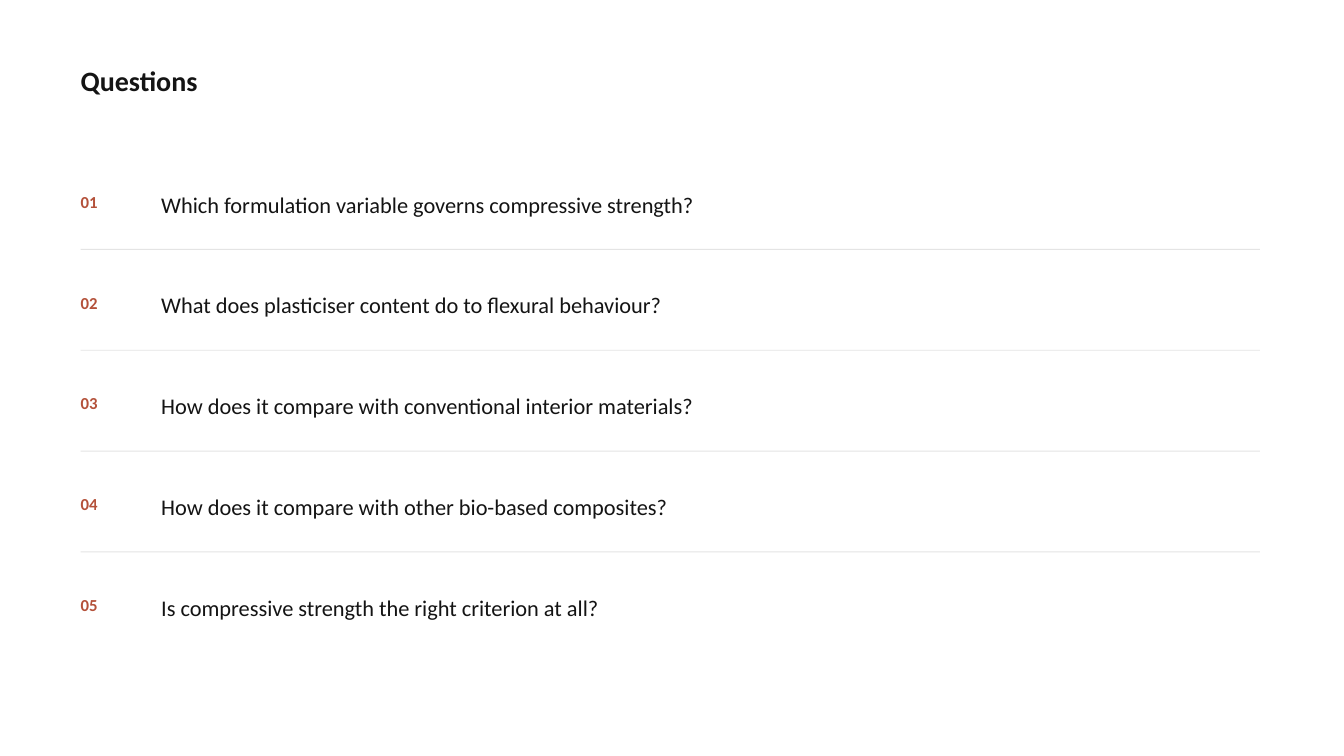
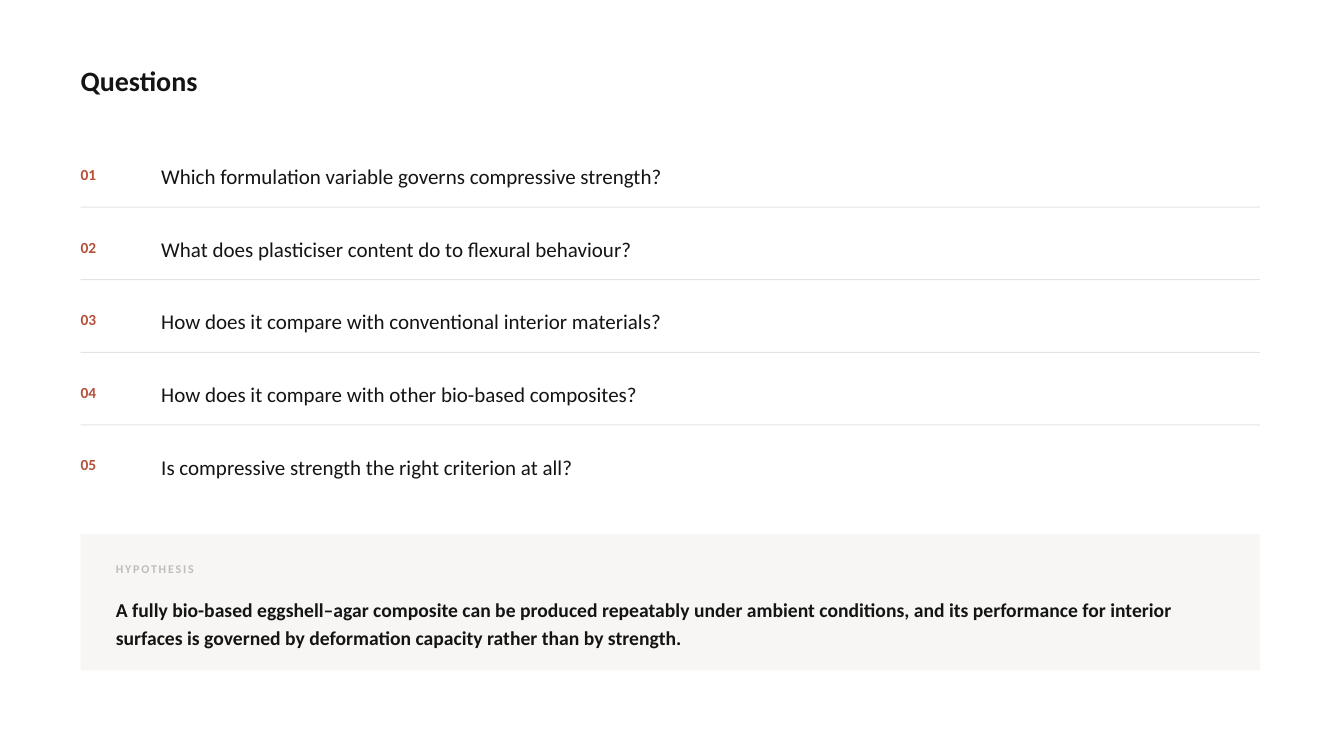
Before and after one commit to bunal91/sanat-ve-mekan, a slide deck: slide 8 of konferans-bildirisi/06-sunum/ICSMMEP26_Presentation_Unal.pptx (slide 6 before the commit). Drawn at 1344x756 pixels with LibreOffice and Linux fonts; fonts in the diff are those of the drawing. Boxes give left, top, right and bottom in pixels: in the first picture for what was removed or moved away, otherwise in the second. Text is boxed around its words. In the diff, an @@ line names an element or a change of style, - is before the commit and + after.

```diff
--- a/konferans-bildirisi/06-sunum/ICSMMEP26_Presentation_Unal.pptx
+++ b/konferans-bildirisi/06-sunum/ICSMMEP26_Presentation_Unal.pptx
@@ text "01" moved from (x1=81, y1=197, x2=98, y2=208) to (x1=81, y1=170, x2=97, y2=180) @@
@@ text "Which formulation variable governs compressive ..." moved from (x1=161, y1=197, x2=693, y2=217) to (x1=161, y1=169, x2=661, y2=188) @@
@@ rectangle moved from (x1=81, y1=249, x2=1260, y2=250) to (x1=81, y1=207, x2=1260, y2=208) @@
@@ text "02" moved from (x1=81, y1=298, x2=98, y2=309) to (x1=81, y1=243, x2=97, y2=253) @@
@@ text "What does plasticiser content do ..." moved from (x1=161, y1=297, x2=661, y2=317) to (x1=161, y1=242, x2=631, y2=261) @@
@@ rectangle moved from (x1=81, y1=350, x2=1260, y2=351) to (x1=81, y1=279, x2=1260, y2=280) @@
@@ text "How does it compare with ..." moved from (x1=161, y1=398, x2=692, y2=418) to (x1=161, y1=314, x2=661, y2=333) @@
@@ text "03" moved from (x1=81, y1=398, x2=98, y2=409) to (x1=81, y1=315, x2=97, y2=325) @@
@@ rectangle moved from (x1=81, y1=451, x2=1260, y2=452) to (x1=81, y1=352, x2=1260, y2=353) @@
@@ text "04" moved from (x1=81, y1=499, x2=98, y2=510) to (x1=81, y1=388, x2=97, y2=398) @@
@@ text "How does it compare with ..." moved from (x1=161, y1=499, x2=667, y2=519) to (x1=161, y1=387, x2=637, y2=406) @@
@@ rectangle moved from (x1=81, y1=552, x2=1260, y2=553) to (x1=81, y1=424, x2=1260, y2=425) @@
@@ size 16 to 15 pt in 5 elements at (x1=161, y1=169, x2=661, y2=188), (x1=161, y1=242, x2=631, y2=261), (x1=161, y1=314, x2=661, y2=333), (x1=161, y1=387, x2=637, y2=406), (x1=161, y1=460, x2=572, y2=479) @@
@@ text "Is compressive strength the right ..." moved from (x1=161, y1=600, x2=598, y2=620) to (x1=161, y1=460, x2=572, y2=479) @@
@@ size 12 to 11 pt in 5 elements at (x1=81, y1=170, x2=97, y2=180), (x1=81, y1=243, x2=97, y2=253), (x1=81, y1=315, x2=97, y2=325), (x1=81, y1=388, x2=97, y2=398), (x1=81, y1=460, x2=97, y2=470) @@
@@ text "05" moved from (x1=81, y1=600, x2=98, y2=611) to (x1=81, y1=460, x2=97, y2=470) @@
@@ rectangle added at (x1=81, y1=534, x2=1260, y2=670), fill #F7F6F4 @@
@@ text added at (x1=116, y1=565, x2=194, y2=573), 8.5 pt, text #BDBDBD, bold @@
+HYPOTHESIS
@@ text added at (x1=116, y1=603, x2=1171, y2=649), 14 pt, text #141414, bold @@
+A fully bio-based eggshell–agar composite can be produced repeatably under ambient conditions, and its performance for interior surfaces is governed by deformation capacity rather than by strength.
```
Also in this commit, not shown: 6 other slides changed, 6 slides added, 4 slides removed, 4 other files.
